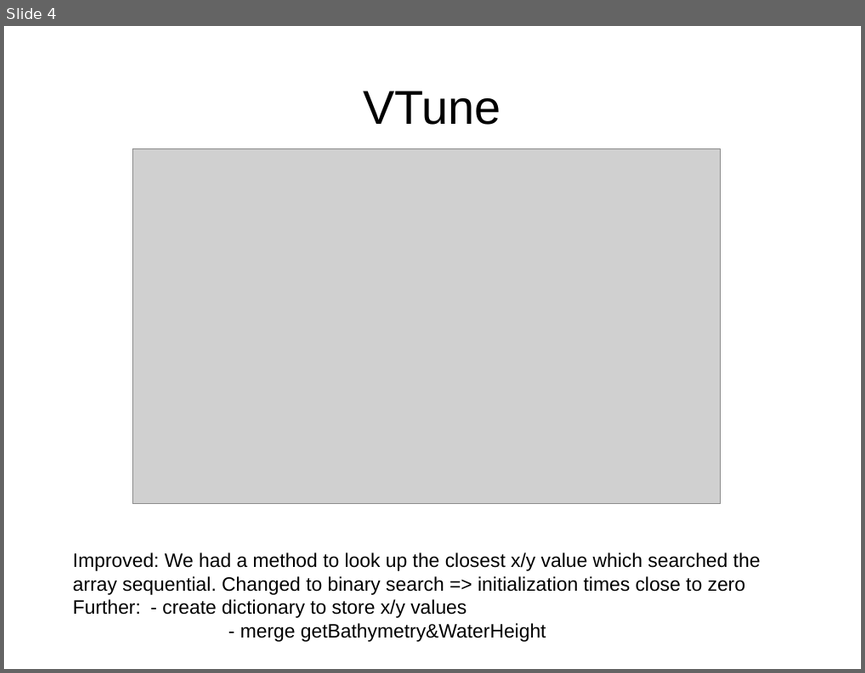
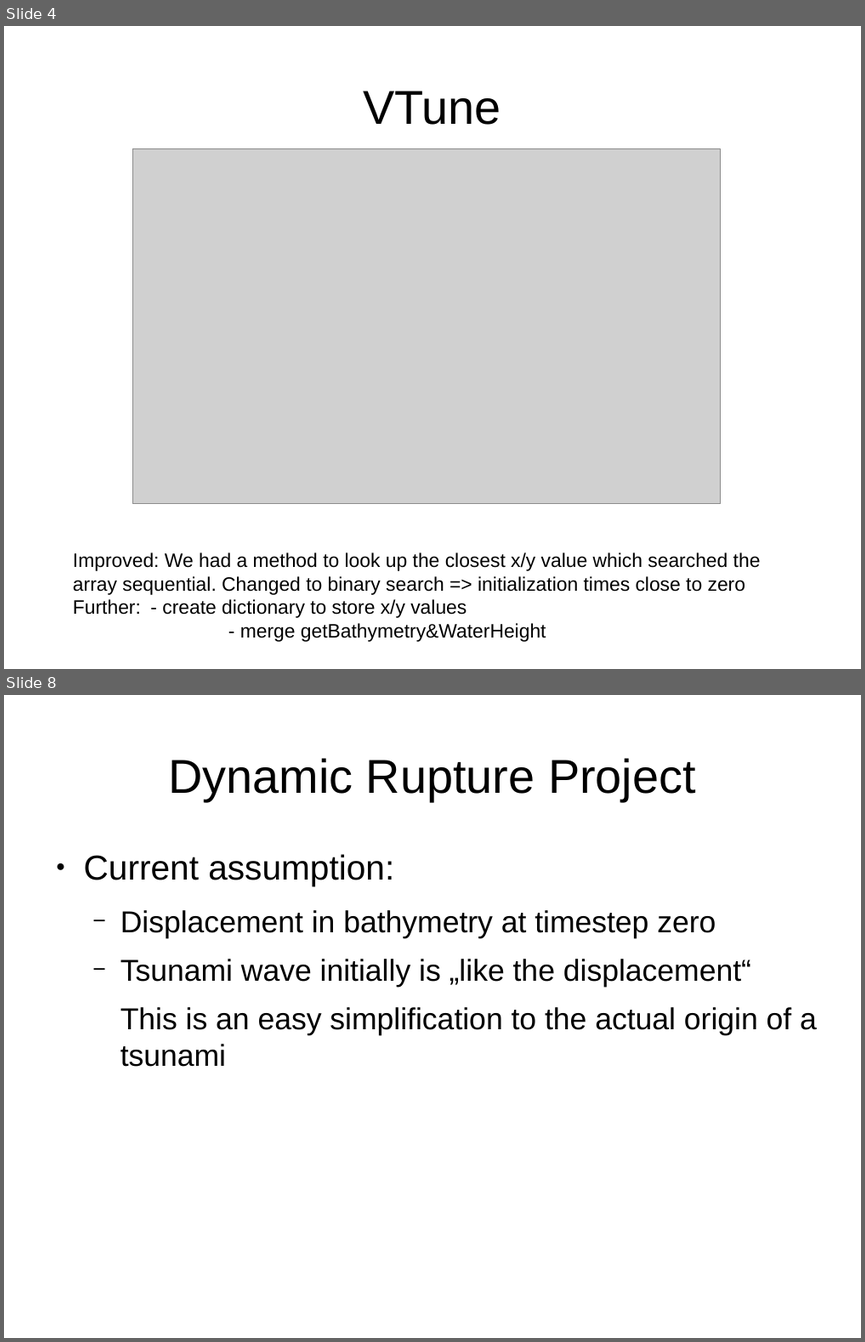
Before and after one commit to tsunamiSim/SWE, a slide deck: deliverables E4/presentation.odp. Shown one above the other, each under a label of ours: slide 4 before the commit, slides 4 and 8 after it; the slides between them are not shown. The pictures are 865x673 and 865x1342 pixels, drawn with LibreOffice and Linux fonts; fonts in the diff are those of the drawing; grey boxes stand for pictures. Boxes give left, top, right and bottom in pixels: in the first picture for what was removed or moved away, otherwise in the second. Text is boxed around its words. In the diff, an @@ line names an element or a change of style, - is before the commit and + after.

```diff
--- a/deliverables E4/presentation.odp
+++ b/deliverables E4/presentation.odp
@@ slide 8 added at [4, 695, 861, 1338], background #FFFFFF @@
@@ title added at [168, 758, 696, 801], 44 pt, text #000000 @@
+Dynamic Rupture Project
@@ text added at [84, 854, 817, 1066], 28 pt, text #000000 @@
+● Current assumption:
+  − Displacement in bathymetry at timestep zero
+  − Tsunami wave initially is „like the displacement“
+  This is an easy simplification to the actual origin of a tsunami
```
Also in this commit, not shown: 1 slide changed, 6 other slides added, 5 other files.
